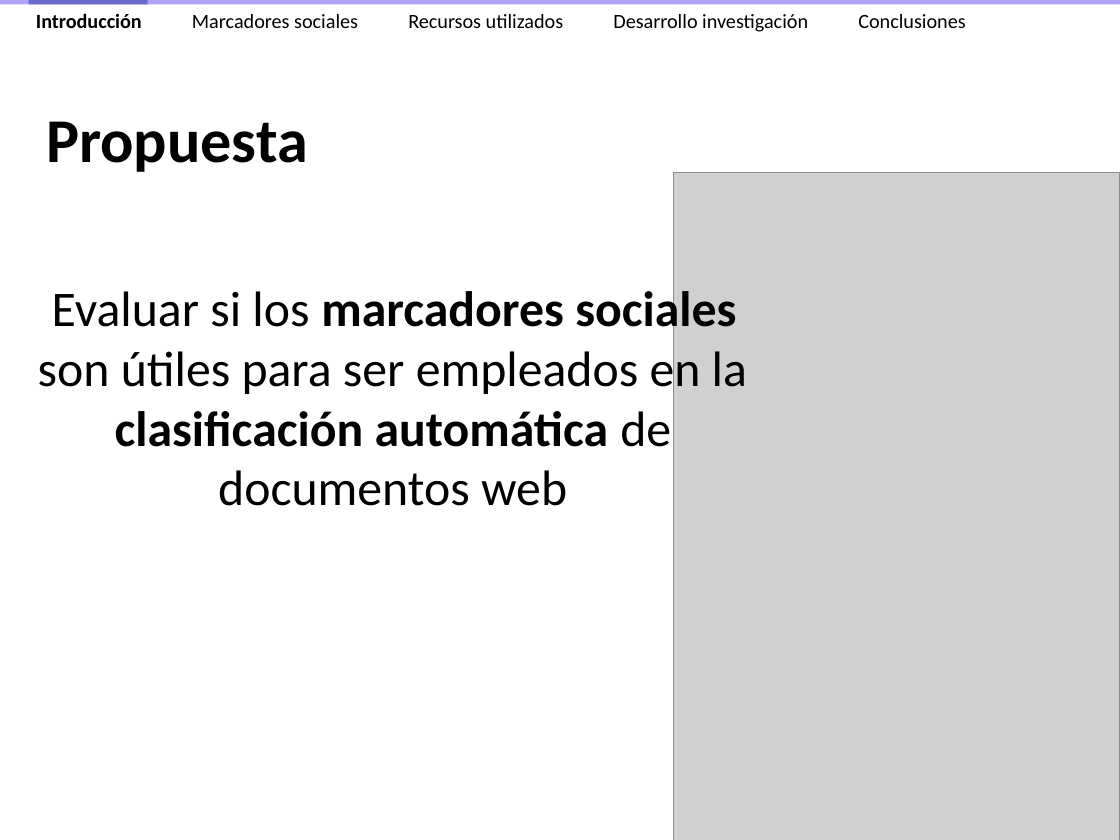
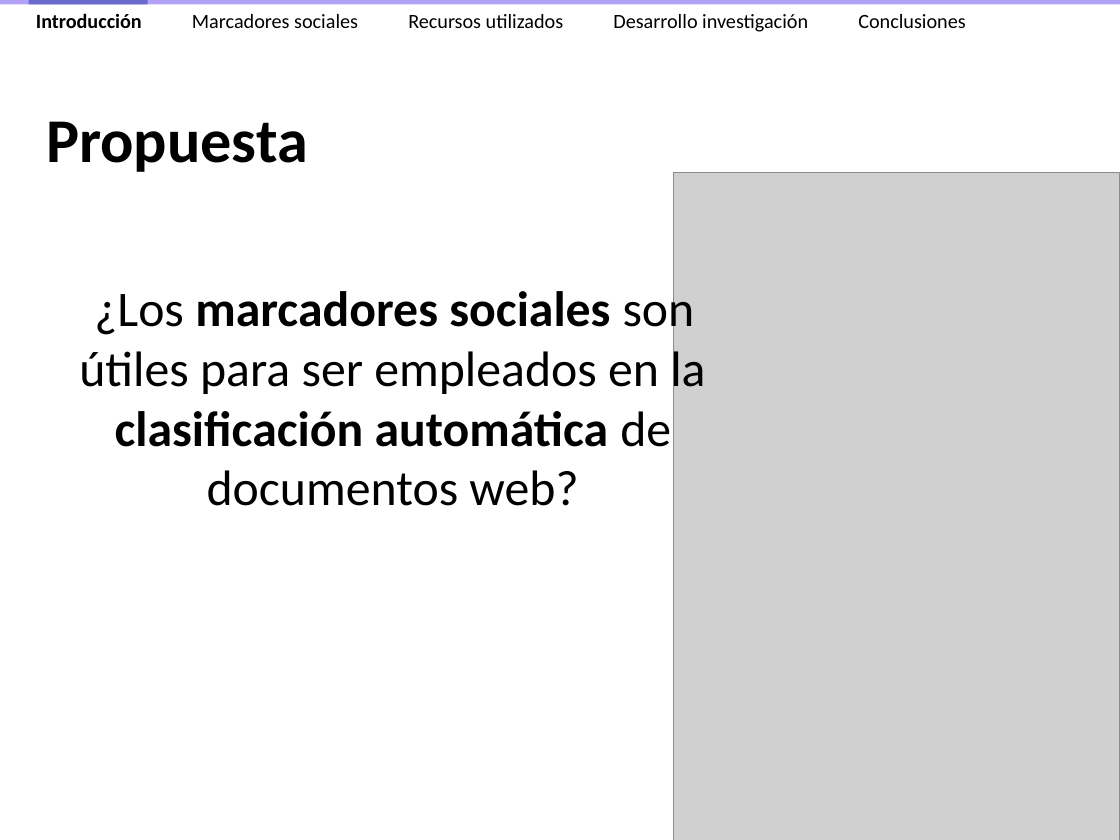
Before and after one commit to ak907kenai/nicotournetesis, a slide deck: slide 9 of docs_trunk/Presentación/Nicolás Tourné - Presentación Tesis (v2.4).ppt (slide 7 before the commit). Drawn at 1120x840 pixels with LibreOffice and Linux fonts; fonts in the diff are those of the drawing; grey boxes stand for pictures. Boxes give left, top, right and bottom in pixels: in the first picture for what was removed or moved away, otherwise in the second. Text is boxed around its words. In the diff, an @@ line names an element or a change of style, - is before the commit and + after.

```diff
--- a/docs_trunk/Presentación/Nicolás Tourné - Presentación Tesis (v2.4).ppt
+++ b/docs_trunk/Presentación/Nicolás Tourné - Presentación Tesis (v2.4).ppt
@@ text at bbox=[79, 285, 705, 506]: text changed @@
-Evaluar si los marcadores sociales son útiles para ser empleados en la clasificación automática de documentos web
+¿Los marcadores sociales son
+útiles para ser empleados en la clasificación automática de documentos web?
```
Also in this commit, not shown: 14 other slides changed, 6 slides added, 1 other file.
